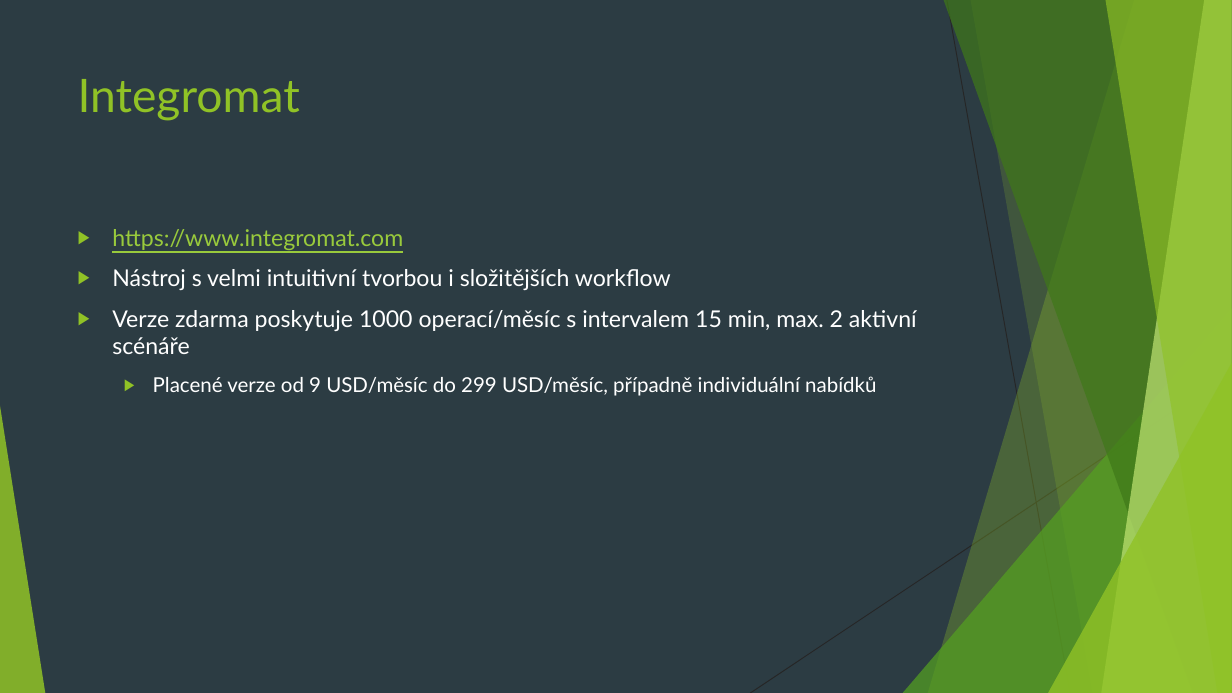
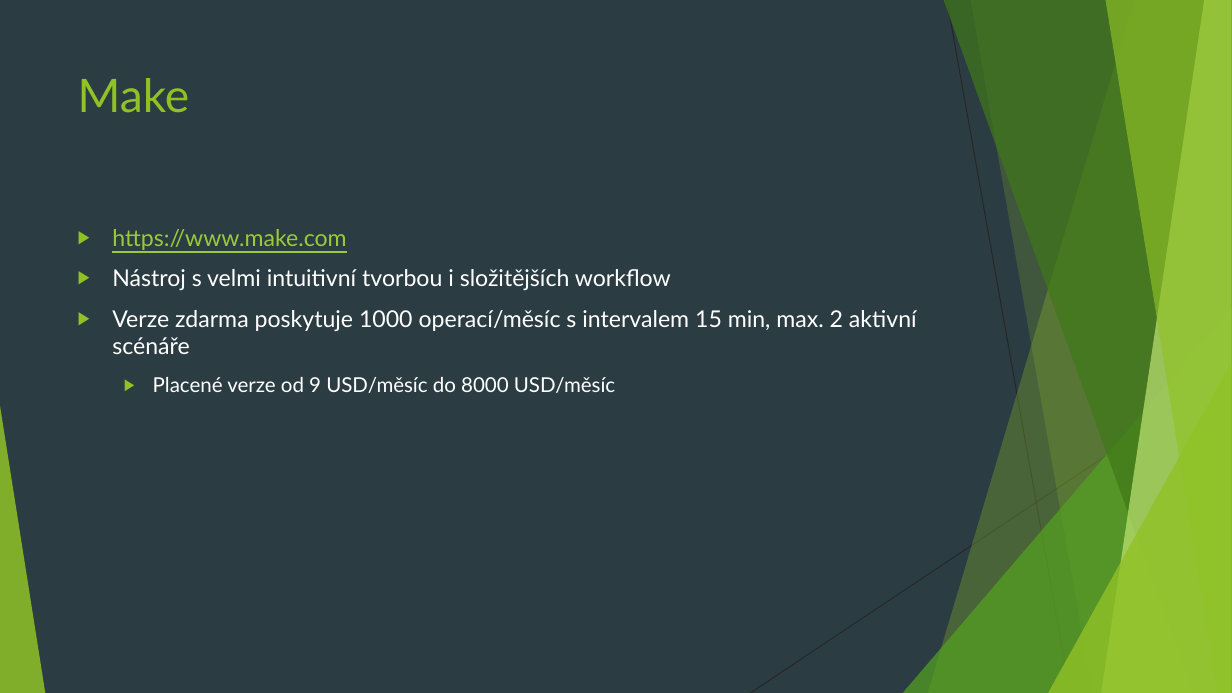
Before and after one commit to 4iz160/cviceni, a slide deck: slide 17 of 11-integracni-sluzby/cviceni-11.pptx. Drawn at 1232x693 pixels with LibreOffice and Linux fonts; fonts in the diff are those of the drawing. Boxes give left, top, right and bottom in pixels: in the first picture for what was removed or moved away, otherwise in the second. Text is boxed around its words. In the diff, an @@ line names an element or a change of style, - is before the commit and + after.

```diff
--- a/11-integracni-sluzby/cviceni-11.pptx
+++ b/11-integracni-sluzby/cviceni-11.pptx
@@ title at <box>78,78,190,113</box>: text changed @@
-Integromat
+Make
@@ text at <box>112,229,346,250</box>: text changed @@
-▶ https://www.integromat.com
+▶ https://www.make.com
@@ text at <box>153,377,615,393</box>: text changed @@
-  ▶ Placené verze od 9 USD/měsíc do 299 USD/měsíc, případně individuální nabídků
+  ▶ Placené verze od 9 USD/měsíc do 8000 USD/měsíc
```
Also in this commit, not shown: 7 other slides changed, 3 slides added, 1 slide removed, 1 other file.
